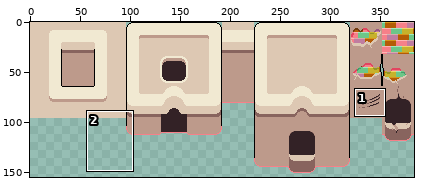
Two states of a sprite sheet, assets/art_resources/tiles/sandstone-slums.png. The picture above shows the old version from afar; the outline marks the close-up.
Close-up. Before the commit:
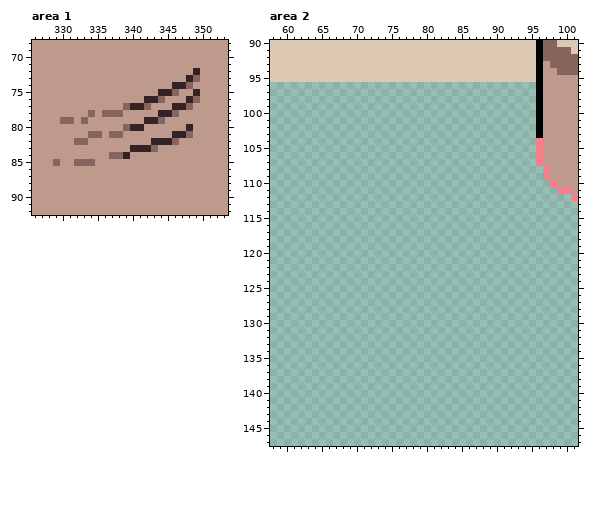
The file is 384x160 pixels. Shown: area 1: x 326..353, y 68..92; area 2: x 58..101, y 90..147. The wide view leaves out empty margins.
And afterwards:
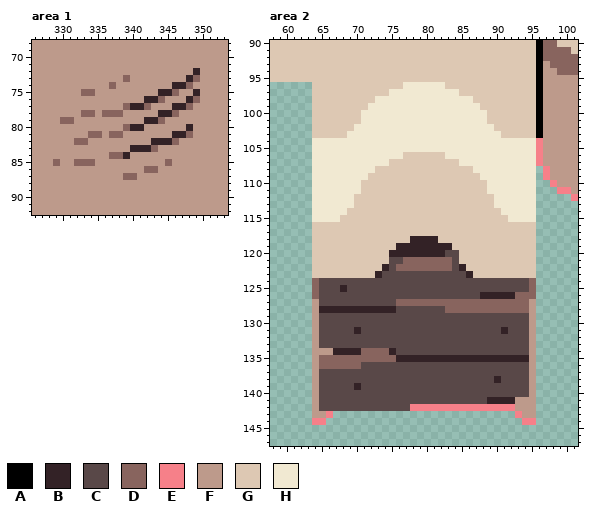
Palette (. is transparent): A #000000  B #332226  C #594848  D #88645e  E #f68089  F #bd9a8b  G #ddc8b3  H #f1e9d2
From old to new:
Changed rows in their new state; - is an unchanged pixel.
Area 1:
first column x 333:
73 ------D
74 ----D--
75 DD-----
78 D------
79 F------
first column x 339:
85 ------D
86 ---DD--
87 DD-----
Area 2:
first column x 64:
 96 GGGGGGGGGGGGGHHHHHHGGGGGGGGGGGGG
 97 GGGGGGGGGGGHHHHHHHHHHGGGGGGGGGGG
 98 GGGGGGGGGHHHHHHHHHHHHHHGGGGGGGGG
 99 GGGGGGGGHHHHHHHHHHHHHHHHGGGGGGGG
100 GGGGGGGHHHHHHHHHHHHHHHHHHGGGGGGG
101 GGGGGGGHHHHHHHHHHHHHHHHHHGGGGGGG
102 GGGGGGHHHHHHHHHHHHHHHHHHHHGGGGGG
103 GGGGGHHHHHHHHHHHHHHHHHHHHHHGGGGG
104 HHHHHHHHHHHHHHHHHHHHHHHHHHHHHHHH
105 HHHHHHHHHHHHHHHHHHHHHHHHHHHHHHHH
106 HHHHHHHHHHHHHGGGGGGHHHHHHHHHHHHH
107 HHHHHHHHHHHGGGGGGGGGGHHHHHHHHHHH
108 HHHHHHHHHGGGGGGGGGGGGGGHHHHHHHHH
109 HHHHHHHHGGGGGGGGGGGGGGGGHHHHHHHH
110 HHHHHHHGGGGGGGGGGGGGGGGGGHHHHHHH
111 HHHHHHHGGGGGGGGGGGGGGGGGGHHHHHHH
112 HHHHHHGGGGGGGGGGGGGGGGGGGGHHHHHH
113 HHHHHHGGGGGGGGGGGGGGGGGGGGHHHHHH
114 HHHHHGGGGGGGGGGGGGGGGGGGGGGHHHHH
115 HHHHGGGGGGGGGGGGGGGGGGGGGGGGHHHH
116 GGGGGGGGGGGGGGGGGGGGGGGGGGGGGGGG
117 GGGGGGGGGGGGGGGGGGGGGGGGGGGGGGGG
118 GGGGGGGGGGGGGGBBBBGGGGGGGGGGGGGG
119 GGGGGGGGGGGGBBBBBBBBGGGGGGGGGGGG
120 GGGGGGGGGGGBBBBBBBBCCGGGGGGGGGGG
121 GGGGGGGGGGGCCDDDDDDDCGGGGGGGGGGG
122 GGGGGGGGGGBCDDDDDDDDCBGGGGGGGGGG
123 GGGGGGGGGBCCCCCCCCCCCCBGGGGGGGGG
124 DCCCCCCCCCCCCCCCCCCCCCCCCCCCCCCD
125 DCCCBCCCCCCCCCCCCCCCCCCCCCCCCCCD
126 DCCCCCCCCCCCCCCCCCCCCCCCBBBBBDDD
127 FCCCCCCCCCCCDDDDDDDDDDDDDDDDDDDF
128 FBBBBBBBBBBBCCCCCCCDDDDDDDDDDDDF
129 FCCCCCCCCCCCCCCCCCCCCCCCCCCCCCCF
130 FCCCCCCCCCCCCCCCCCCCCCCCCCCCCCCF
131 FCCCCCBCCCCCCCCCCCCCCCCCCCCBCCCF
132 FCCCCCCCCCCCCCCCCCCCCCCCCCCCCCCF
133 FCCCCCCCCCCCCCCCCCCCCCCCCCCCCCCF
134 FFFBBBBDDDDBCCCCCCCCCCCCCCCCCCCF
135 FDDDDDDDDDDDBBBBBBBBBBBBBBBBBBBF
136 FDDDDDDCCCCCCCCCCCCCCCCCCCCCCCCF
137 FCCCCCCCCCCCCCCCCCCCCCCCCCCCCCCF
138 FCCCCCCCCCCCCCCCCCCCCCCCCCBCCCCF
139 FCCCCCBCCCCCCCCCCCCCCCCCCCCCCCCF
140 FCCCCCCCCCCCCCCCCCCCCCCCCCCCCCCF
141 FCCCCCCCCCCCCCCCCCCCCCCCCBBBBFFF
142 FCCCCCCCCCCCCCEEEEEEEEEEEEEEEFFF
143 FFE--------------------------EFF
144 EE----------------------------EE
Pixel boxes of the changes (left, top, right, bottom) in both close-ups:
changed: (81, 75, 130, 124)
changed: (123, 159, 172, 180)
added: (312, 82, 536, 425)
